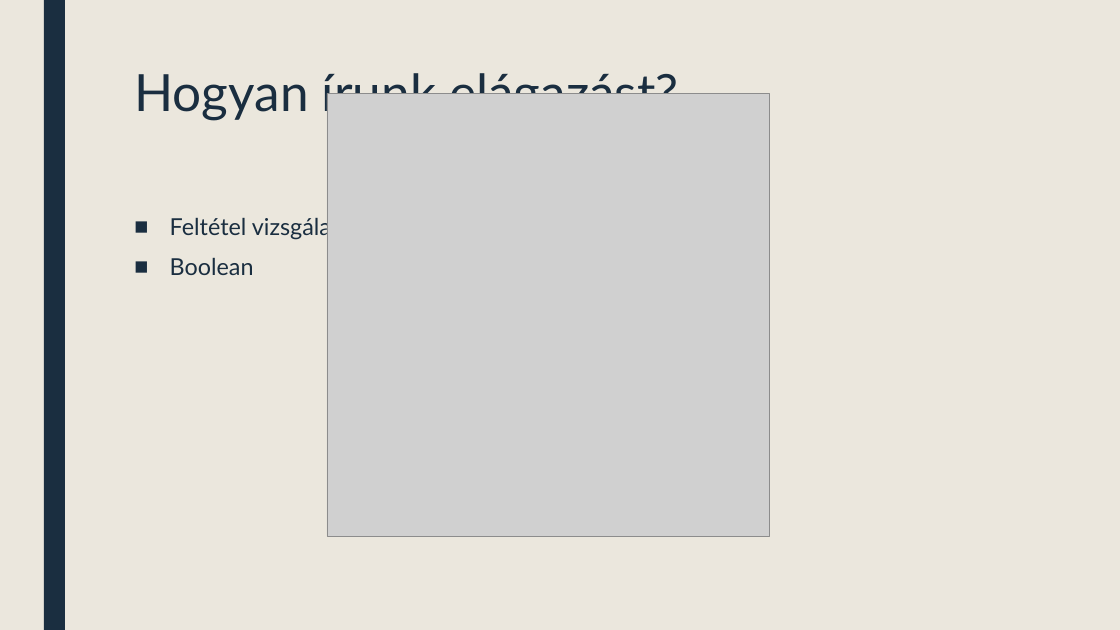
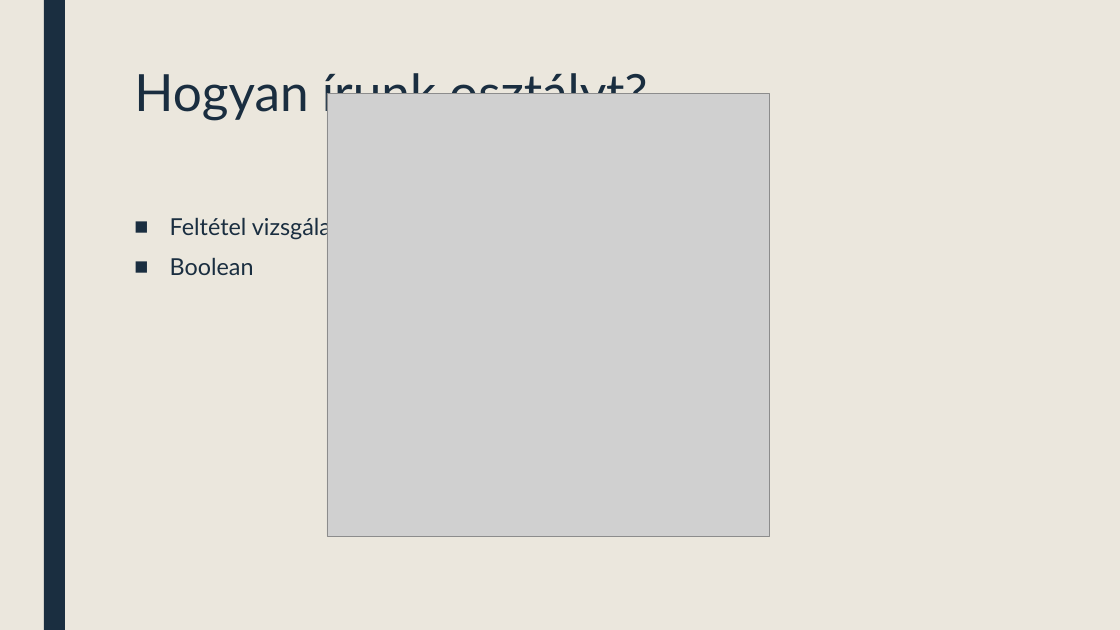
Before and after one commit to istvan-knab/pannonhalma_programozas, a slide deck: slide 3 of elmélet/oop.pptx. Drawn at 1120x630 pixels with LibreOffice and Linux fonts; fonts in the diff are those of the drawing; grey boxes stand for pictures. Boxes give left, top, right and bottom in pixels: in the first picture for what was removed or moved away, otherwise in the second. Text is boxed around its words. In the diff, an @@ line names an element or a change of style, - is before the commit and + after.

```diff
--- a/elmélet/oop.pptx
+++ b/elmélet/oop.pptx
@@ title at box(134, 73, 647, 120): text changed @@
-Hogyan írunk elágazást?
+Hogyan írunk osztályt?
```
Also in this commit, not shown: 2 other slides changed, 28 other files.
